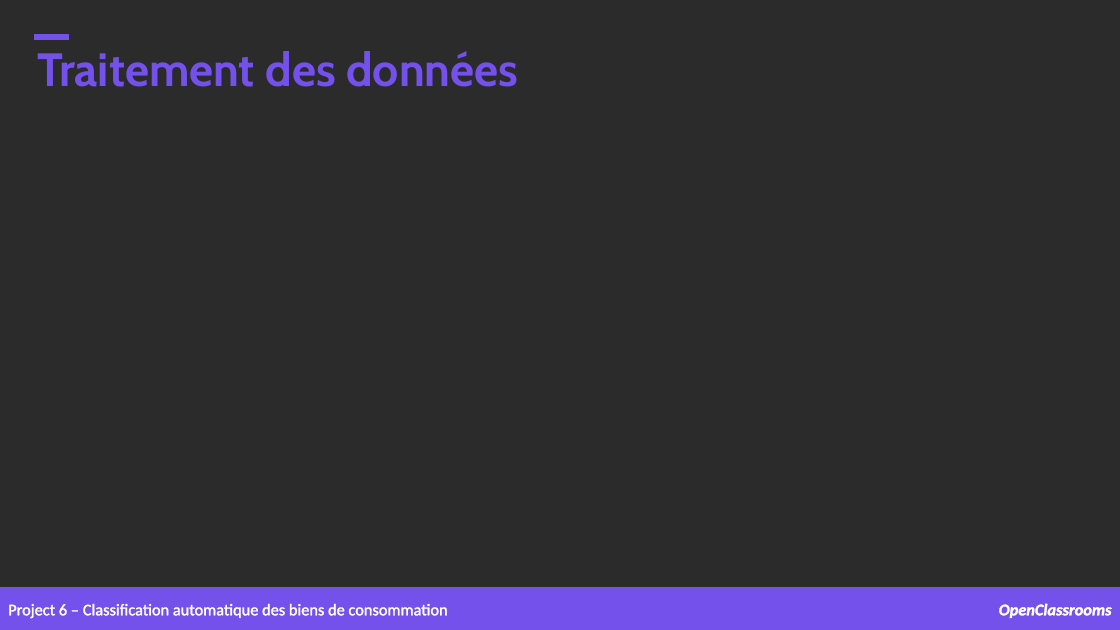
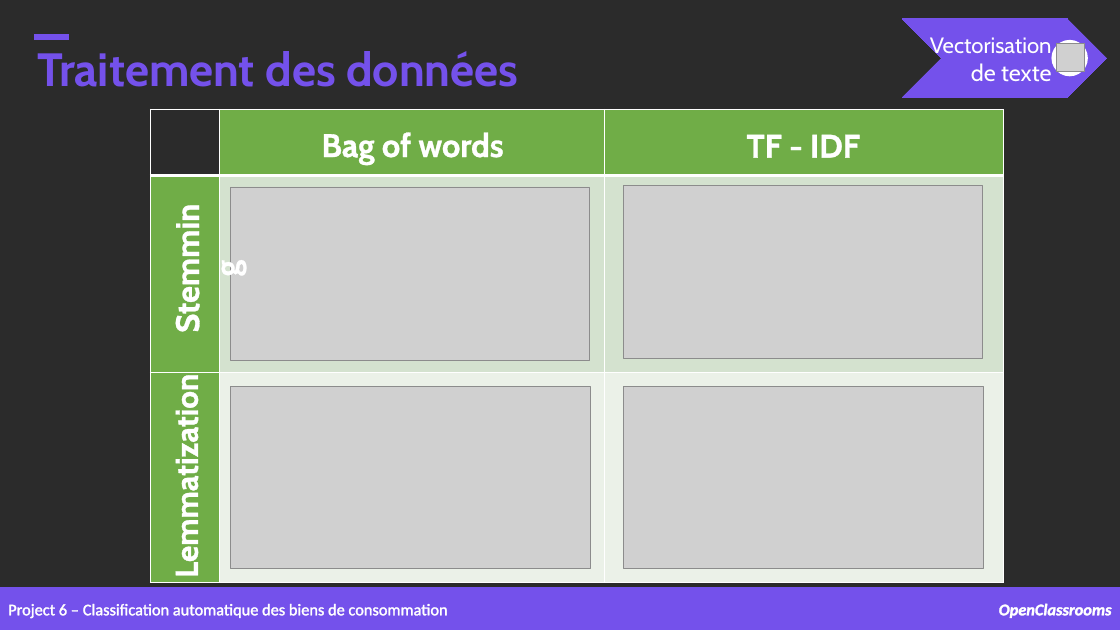
Before and after one commit to samirhinojosa/OC-P6-automatically-classify-consumer-goods, a slide deck: slide 26 of supports/P6_presentation_final.pptx (slide 23 before the commit). Drawn at 1120x630 pixels with LibreOffice and Linux fonts; fonts in the diff are those of the drawing; grey boxes stand for pictures; background and template pictures are left out; a plain dark background stands for a picture behind light text. Boxes give left, top, right and bottom in pixels: in the first picture for what was removed or moved away, otherwise in the second. Text is boxed around its words. In the diff, an @@ line names an element or a change of style, - is before the commit and + after.

```diff
--- a/supports/P6_presentation_final.pptx
+++ b/supports/P6_presentation_final.pptx
@@ group added at <box>902,18,1107,97</box>: 1 chevron, 1 text, 1 ellipse, 1 picture @@
+Vectorisation de texte
@@ table added at <box>150,109,1003,582</box>, 3 rows, 3 columns @@
+ |  | 
+ |  | 
+ |  | 
@@ text added at <box>322,132,503,165</box>, 28 pt, text #FFFFFF, bold @@
+Bag of words
@@ text added at <box>747,134,860,158</box>, 28 pt, text #FFFFFF, bold @@
+TF - IDF
@@ text added at <box>163,189,210,347</box>, 28 pt, text #FFFFFF, bold @@
+Stemming
@@ picture added at <box>231,187,590,360</box> @@
@@ picture added at <box>624,186,983,359</box> @@
@@ picture added at <box>231,387,591,569</box> @@
@@ picture added at <box>623,387,983,569</box> @@
@@ text added at <box>167,394,205,572</box>, 27 pt, text #FFFFFF, bold @@
+Lemmatization
```
Also in this commit, not shown: 4 other slides changed, 6 slides added.
